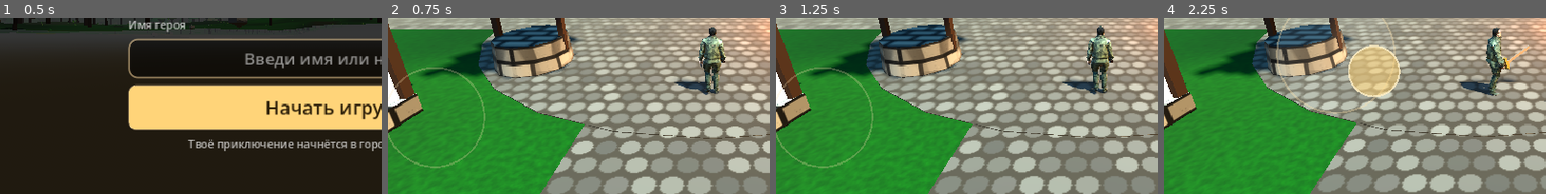
Above: before the commit, frames 1-4 (left to right).
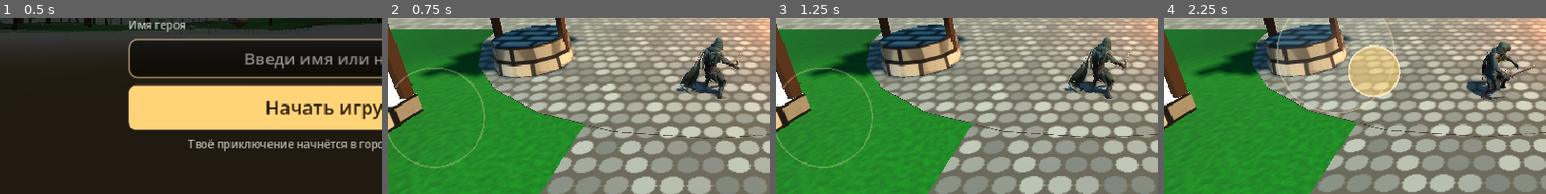
Above: after the commit, the same moments.

Repository: alexbl2802-hue/-
Game: Godot game, scene res://scenes/main.tscn
Same seed, same stepped clock (60 frames per second), same inputs: the game is played once before the commit and once after it.
Inputs (mouse positions are % of the whole screen's width and height, from its top left):
- Up to frame 1 (0.5 s): no input
- Up to frame 2 (0.75 s): click "Начать игру" at 0.5 s
- Up to frame 3 (1.25 s): no input
- Up to frame 4 (2.25 s): move the mouse to (72, 45) at 1.27 s; click (72, 45) at 1.42 s; tap Enter at 2 s; drag from (30, 55) to (45, 70) at 2.02 s
The pictures show only the part of the screen within x 8-58%, y 45-95%; the shares and areas given below are measured in that part.

Frame 1 is identical in both runs. In frame 2, 2.3% of the frame differs, in the area x 74-94%, y 5-46%; in frame 3, 2.3%; in frame 4, 2.3%.

Commit message:
Shadow Ranger hero with the longsword held in his fist; rusty and iron swords use the longsword model
- tools/prepare_models.py: removes the ranger's own blades, derives the grip from the removed
  hand blade, merges slash/run/fast-run animations, shrinks textures (37 MB -> 4.8 MB);
  simplifies the longsword (171k -> 2.6k tris) and generates a rusty texture
- Hero uses the ranger: combat pose when idle, run/fast run by speed, slash for attacks
- Sword sits in the fist exactly where the original blade was; rusty sword is rust-textured,
  iron sword plain steel, other swords tinted and glowing by rank
- Armour/helmet overlays are hidden on the ranger, who has his own armour and hood

Co-Authored-By: Claude Opus 5.5 <noreply@anthropic.com>
Claude-Session: https://claude.ai/code/session_015UTJDXhzLMDcJkgb9pqccT

Diff:
--- /dev/null
+++ b/godot/models/hero_grip.json
@@ -0,0 +1,17 @@
+{
+ "grip": [
+  -0.0263,
+  0.1148,
+  0.0295
+ ],
+ "blade": [
+  0.4667,
+  0.3357,
+  0.8182
+ ],
+ "width": [
+  0.5703,
+  -0.8213,
+  0.0117
+ ]
+}
--- a/godot/scripts/hero.gd
+++ b/godot/scripts/hero.gd
@@ -47,7 +47,13 @@
 var _char: Node3D           # модель персонажа из models/hero.glb
 var _anim: AnimationPlayer
 var _new_swing := false
-var _gear := {}            # детали брони и шлема на костях модели: имя → MeshInstance3D
+var _idle_pose := false
+var _gear := {}
+var _longsword: Node3D
+var _ls_mesh: MeshInstance3D
+var _ls_base: StandardMaterial3D
+var _ls_rust: StandardMaterial3D
+var _ls_tint: StandardMaterial3D            # детали брони и шлема на костях модели: имя → MeshInstance3D
 
 func _ready() -> void:
 	collision_layer = 2
@@ -134,12 +140,17 @@
 	_slash.cast_shadow = GeometryInstance3D.SHADOW_CASTING_SETTING_OFF
 	_model.add_child(_slash)
 
-## Модель персонажа (Meshy, скелет Mixamo, анимации бега, ходьбы и удара мечом).
+## Модель персонажа — следопыт (Meshy, скелет Mixamo; tools/prepare_models.py вырезал его
+## собственные клинки и собрал анимации удара, бега и быстрого бега в один файл).
 ## Блочная модель остаётся запасной: её прячем, а меч переносим в правую кисть.
 const CHAR_PATH := "res://models/hero.glb"
-const CHAR_SCALE := 1.1
-const A_WALK := "Walking"
-const A_RUN := "Running"
+const GRIP_PATH := "res://models/hero_grip.json"
+const SWORD_PATH := "res://models/longsword.glb"
+const RUST_TEX := "res://models/longsword_rust.jpg"
+const CHAR_SCALE := 1.05
+const SHOW_GEAR := false
+const A_WALK := "Running"      # отдельной ходьбы нет — медленный бег
+const A_RUN := "RunFast"
 const A_SLASH := "Right_Hand_Sword_Slash"
 
 func _attach_character() -> void:
@@ -167,22 +178,38 @@
 	sk.add_child(att)
 	att.bone_name = sk.get_bone_name(hand)
 	att.bone_idx = hand
-	# Хват: рукоять поперёк ладони, клинок выходит над большим и указательным пальцами.
-	# В системе кости кисти пальцы смотрят по +Y, линия костяшек — от мизинца к указательному.
-	var idx := _bone_local(sk, hand, "RightHandIndex1")
-	var pinky := _bone_local(sk, hand, "RightHandPinky1")
-	var fingers := ((idx + pinky) / 2.0).normalized()
-	var blade := (idx - pinky)
-	blade = (blade - fingers * blade.dot(fingers)).normalized()
-	var flat := fingers.cross(blade).normalized()
-	var grip := fingers * ((idx + pinky) / 2.0).length() * 0.7 - flat * 0.02
+	# Хват взят у собственного клинка модели: рукоять там, где он лежал в кулаке,
+	# клинок — в ту же сторону (данные в системе кости кисти, см. tools/prepare_models.py)
+	var g: Dictionary = JSON.parse_string(FileAccess.get_file_as_string(GRIP_PATH))
+	var blade := Vector3(g["blade"][0], g["blade"][1], g["blade"][2]).normalized()
+	var width := Vector3(g["width"][0], g["width"][1], g["width"][2]).normalized()
+	var flat := width.cross(blade).normalized()
 	_sword.get_parent().remove_child(_sword)
 	att.add_child(_sword)
-	_sword.transform = Transform3D(Basis(fingers, blade, flat), grip + blade * 0.02)
+	_sword.transform = Transform3D(Basis(width, blade, flat), Vector3(g["grip"][0], g["grip"][1], g["grip"][2]))
 	_sword.scale = Vector3.ONE / CHAR_SCALE
-	_build_gear(sk)
-	_anim.play(A_WALK)
+	_attach_longsword()
+	_anim.play(A_SLASH)
+	_anim.seek(0.0, true)
 	update_look()
+
+## Модель меча: клинок по −Y, середина рукояти на y ≈ 0,65, ширина клинка по X.
+## Переворачиваем клинком вверх и ставим серединой рукояти в начало координат хвата.
+func _attach_longsword() -> void:
+	if not ResourceLoader.exists(SWORD_PATH):
+		return
+	for c in _sword.get_children():
+		c.visible = false
+	_longsword = (load(SWORD_PATH) as PackedScene).instantiate()
+	_sword.add_child(_longsword)
+	var mi: MeshInstance3D = _longsword.find_children("*", "MeshInstance3D", true, false)[0]
+	_ls_mesh = mi
+	_ls_base = mi.mesh.surface_get_material(0)
+	_ls_rust = _ls_base.duplicate()
+	_ls_rust.albedo_texture = load(RUST_TEX)
+	_ls_rust.metallic = 0.15
+	_ls_rust.roughness = 0.9
+	_ls_tint = _ls_base.duplicate()
 
 ## Броня и шлем — детали на костях модели, двигаются вместе с телом.
 ## Размеры подобраны по модели: торс ~0,4 м в ширину, голова ~0,2 м.
@@ -251,6 +278,7 @@
 func _animate_char(on_floor: bool, moving: bool) -> void:
 	var want := A_WALK
 	var speed := 1.0
+	var idle := false
 	if attack_t >= 0.0 or _spin_t >= 0.0:
 		want = A_SLASH
 		# Вся анимация удара длится 1,5 с — сжимаем её в один удар героя
@@ -260,16 +288,18 @@
 		speed = 1.6 if _dash_t >= 0.0 else 0.0
 	elif moving:
 		want = A_RUN if _speed_now > 7.0 else A_WALK
-		speed = _speed_now / (9.0 if want == A_RUN else 3.2)
+		speed = _speed_now / (11.0 if want == A_RUN else 6.0)
 	else:
-		speed = 0.0   # стойка: первый кадр ходьбы
-	if _anim.current_animation != want or (want == A_SLASH and _new_swing):
-		_anim.play(want, 0.1 if want == A_SLASH else -1.0)
-		if want == A_SLASH:
-			_anim.seek(0.08, true)
-		elif speed == 0.0:
-			_anim.seek(0.0, true)
+		# Стойка: первый кадр удара — боевая поза с мечом
+		want = A_SLASH
+		speed = 0.0
+		idle = true
+	var swing := want == A_SLASH and not idle
+	if _anim.current_animation != want or (swing and _new_swing) or (idle and not _idle_pose):
+		_anim.play(want, 0.1 if swing else -1.0)
+		_anim.seek(0.08 if swing else 0.0, true)
 		_new_swing = false
+	_idle_pose = idle
 	_anim.speed_scale = speed
 
 ## Полукольцо в вертикальной плоскости: от спины через верх вперёд
@@ -309,13 +339,29 @@
 			_blade_mat.set_shader_parameter("emission_energy", 1.0 if w.has("glow") else 0.0)
 		_blade.scale.y = w["len"]
 		_blade.position.y = 0.12 + 0.5 * w["len"]
+		if _longsword:
+			# Ржавый — ржавая текстура, железный — как есть, остальные — та же модель в цвете оружия
+			var id: String = Game.equip["weapon"]["id"]
+			var s := 0.55 * float(w["len"])
+			_longsword.transform = Transform3D(Basis(Vector3(0, 0, 1), PI).scaled(Vector3.ONE * s), Vector3(0, 0.65 * s, 0))
+			if id == "sword_rusty":
+				_ls_mesh.material_override = _ls_rust
+			elif id == "sword_iron":
+				_ls_mesh.material_override = _ls_base
+			else:
+				_ls_tint.albedo_color = WorldGen.hex(w["color"])
+				_ls_tint.emission_enabled = r >= 3 or w.has("glow")
+				_ls_tint.emission = Items.RANKS[r]["color"] if r >= 3 else WorldGen.hex(w.get("glow", 0))
+				_ls_tint.emission_energy_multiplier = 0.8
+				_ls_mesh.material_override = _ls_tint
 	_tunic_mat.set_shader_parameter("albedo", WorldGen.hex(a.get("color", 0x2e6b8a)))
 	_tunic_mat.set_shader_parameter("metallic", 0.55 if a.get("metal", false) else 0.0)
 	_tunic_mat.set_shader_parameter("roughness", 0.45 if a.get("metal", false) else 0.8)
 	_helmet.visible = not h.is_empty()
 	if not h.is_empty():
 		_helmet_mat.set_shader_parameter("albedo", WorldGen.hex(h["color"]))
-	if not _gear.is_empty():
+	# У следопыта своя броня и капюшон — накладки брони и шлема на нём не показываем
+	if not _gear.is_empty() and SHOW_GEAR:
 		var am: bool = a.get("metal", false)
 		_set_gear(["cuirass", "chest_top", "belt"], not a.is_empty(), WorldGen.hex(a.get("color", 0)), am)
 		_set_gear(["belt"], not a.is_empty(), WorldGen.hex(0x4a3220), false)
--- a/godot/tests/hero.gd
+++ b/godot/tests/hero.gd
@@ -75,6 +75,15 @@
 	await _shot("hm_gear_run.png", -1.2, 0.15, 3.6, 20)
 	h.touch.move = Vector2.ZERO
 	h.touch.run = false
+	# Хват крупно: ржавый и железный
+	for wid in ["sword_rusty", "sword_iron"]:
+		Game.equip["weapon"] = Items.make(wid)
+		Game.equip["armor"] = null
+		Game.equip["helm"] = null
+		Game.refresh()
+		_place(p + Vector3(-6, 0, 0))
+		h.facing = 0.0
+		await _shot("hm_grip_%s.png" % wid, 0.9, 0.05, 1.6, 25)
 	get_tree().quit()
 
 func _place(p: Vector3) -> void:
Binary file changed: godot/models/hero.glb
Binary file added: godot/models/hero_texture_0.jpg
Not shown, added: godot/models/hero_texture_0.jpg.import
Binary file added: godot/models/hero_texture_0_metallic-texture_0_roughness.jpg
Not shown, added: godot/models/hero_texture_0_metallic-texture_0_roughness.jpg.import
Binary file added: godot/models/hero_texture_0_normal.png
Not shown, added: godot/models/hero_texture_0_normal.png.import
Binary file added: godot/models/longsword.glb
Not shown, added: godot/models/longsword.glb.import
Binary file added: godot/models/longsword_0.jpg
Not shown, added: godot/models/longsword_0.jpg.import
Binary file added: godot/models/longsword_1.jpg
(and 6 more such lines)
